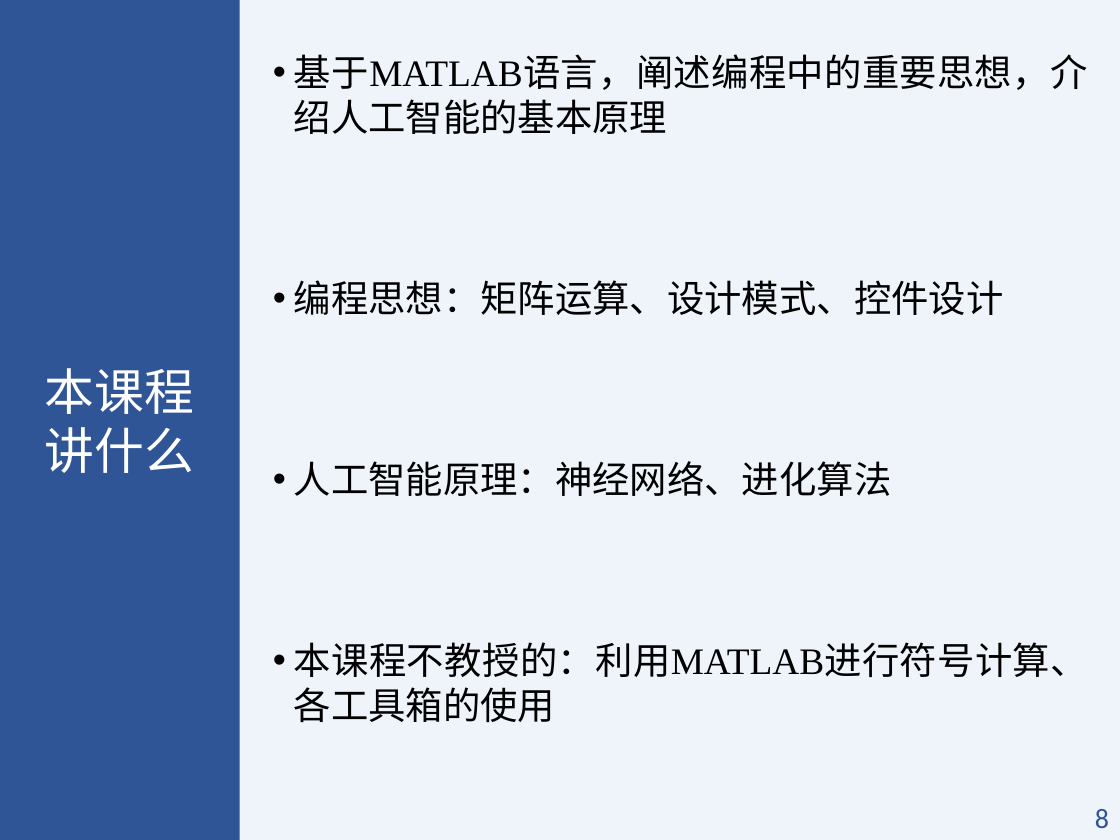
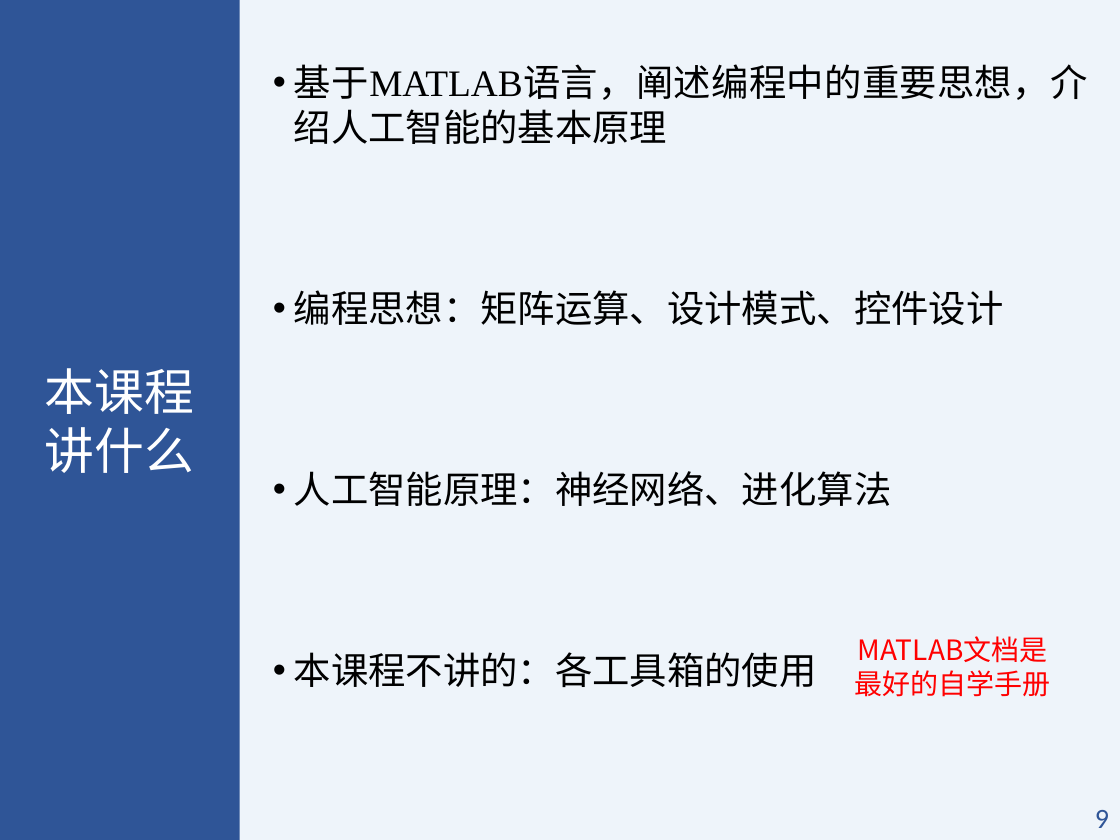
Before and after one commit to BIMK/MATLAB, a slide deck: slide 9 of slides/第1讲.pptx (slide 8 before the commit). Drawn at 1120x840 pixels with LibreOffice and Linux fonts; fonts in the diff are those of the drawing. Boxes give left, top, right and bottom in pixels: in the first picture for what was removed or moved away, otherwise in the second. Text is boxed around its words. In the diff, an @@ line names an element or a change of style, - is before the commit and + after.

```diff
--- a/slides/第1讲.pptx
+++ b/slides/第1讲.pptx
@@ text "基于MATLAB语言，阐述编程中的重要思想，介绍人工智能的基本原理": place and size @@
-text "基于MATLAB语言，阐述编程中的重要思想，介绍人工智能的基本原理" at <box>294,54,1088,722</box>
+text "基于MATLAB语言，阐述编程中的重要思想，介绍人工智能的基本原理" at <box>294,64,1088,687</box>
@@ text added at <box>837,627,1068,707</box>, 18 pt, text #FF0000 @@
+MATLAB文档是最好的自学手册
@@ text at <box>294,652,817,687</box>: text changed @@
-• 本课程不教授的：利用MATLAB进行符号计算、各工具箱的使用
+• 本课程不讲的：各工具箱的使用
@@ page number at <box>1095,810,1109,828</box>: text changed @@
-8
+9
```
Also in this commit, not shown: 19 other slides changed, 5 slides added, 7 other files.
